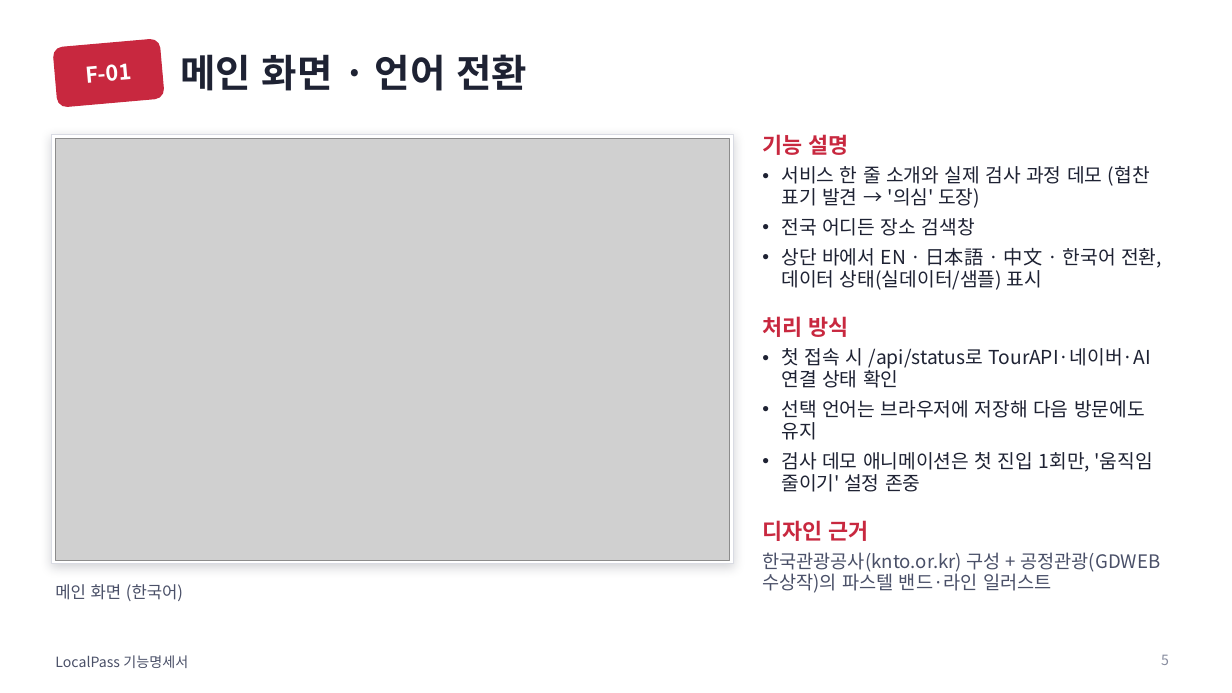
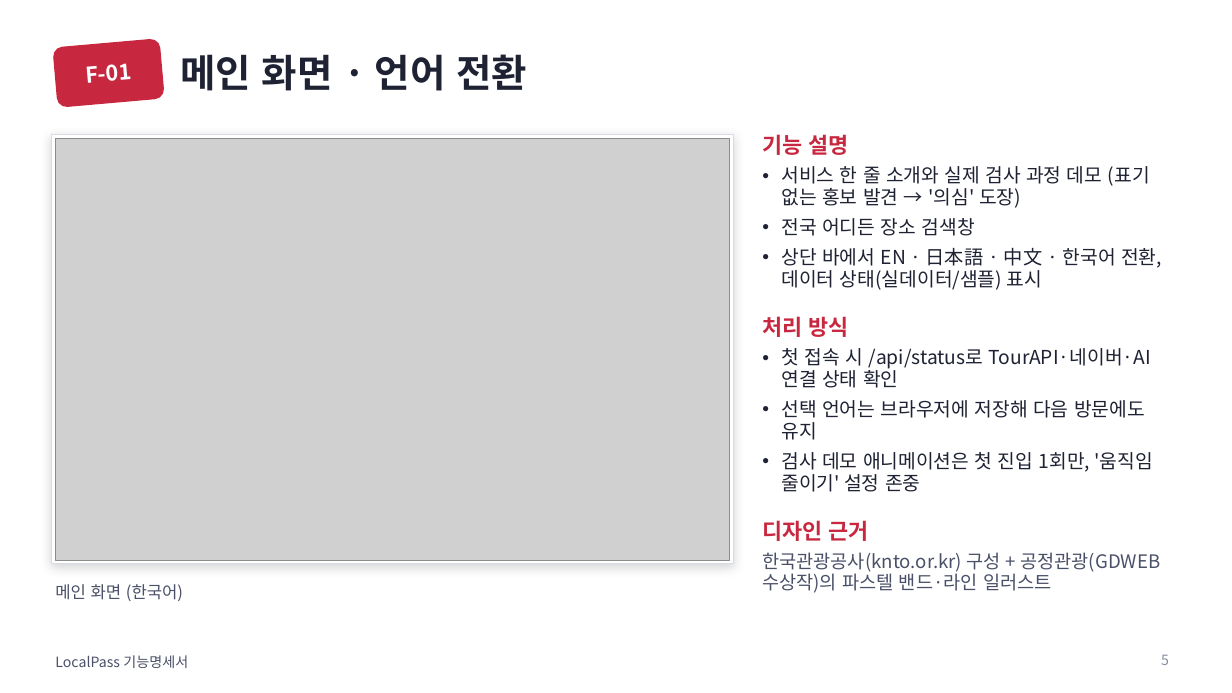
Before and after one commit to 55wind/localpass, a slide deck: slide 5 of docs/LocalPass_기능명세서.pptx. Drawn at 1232x693 pixels with LibreOffice and Linux fonts; fonts in the diff are those of the drawing; grey boxes stand for pictures. Boxes give left, top, right and bottom in pixels: in the first picture for what was removed or moved away, otherwise in the second. Text is boxed around its words. In the diff, an @@ line names an element or a change of style, - is before the commit and + after.

```diff
--- a/docs/LocalPass_기능명세서.pptx
+++ b/docs/LocalPass_기능명세서.pptx
@@ text at [781, 166, 1150, 208]: text changed @@
-• 서비스 한 줄 소개와 실제 검사 과정 데모 (협찬 표기 발견 → '의심' 도장)
+• 서비스 한 줄 소개와 실제 검사 과정 데모 (표기 없는 홍보 발견 → '의심' 도장)
```
Also in this commit, not shown: 9 other slides changed, 5 other files.
